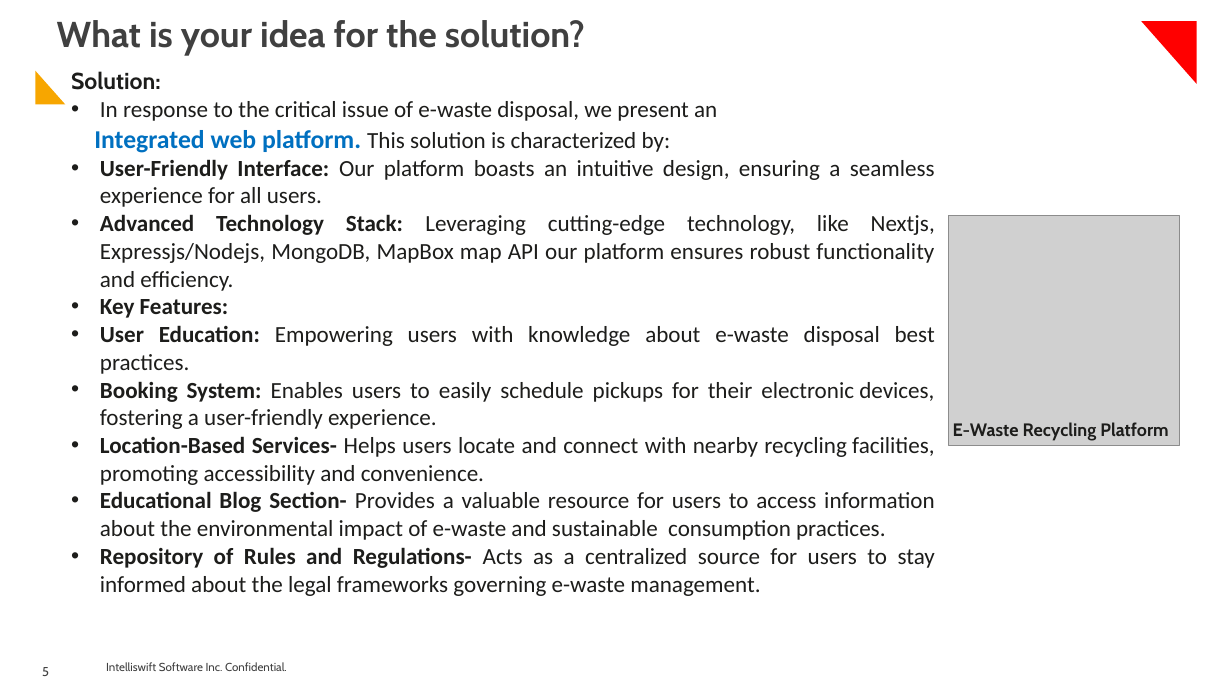
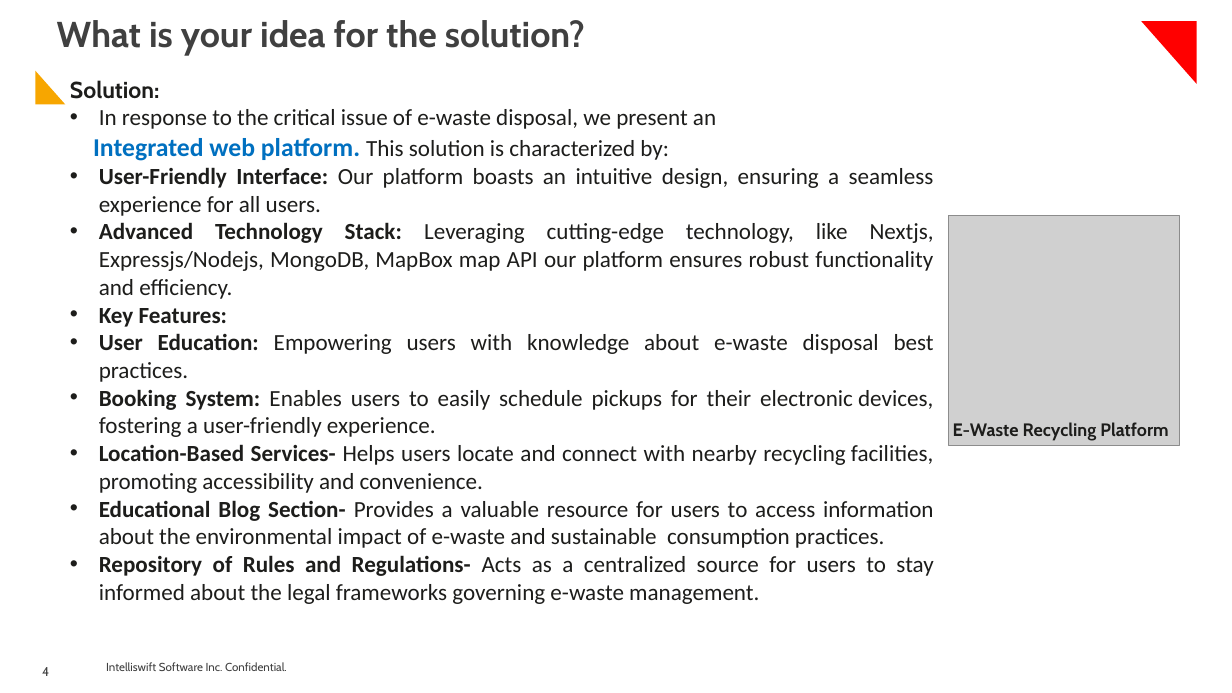
Before and after one commit to shuence/ELocate, a slide deck: slide 4 of I-nnovate_Hackathon Spam Byte Submission.pptx (slide 5 before the commit). Drawn at 1232x693 pixels with LibreOffice and Linux fonts; fonts in the diff are those of the drawing; grey boxes stand for pictures; background and template pictures are left out. Boxes give left, top, right and bottom in pixels: in the first picture for what was removed or moved away, otherwise in the second. Text is boxed around its words. In the diff, an @@ line names an element or a change of style, - is before the commit and + after.

```diff
--- a/I-nnovate_Hackathon Spam Byte Submission.pptx
+++ b/I-nnovate_Hackathon Spam Byte Submission.pptx
@@ text "Solution:": place and size @@
-text "Solution:" at (71, 71, 935, 596)
+text "Solution:" at (70, 80, 934, 604)
@@ page number at (42, 667, 49, 676): text changed @@
-5
+4
```
Also in this commit, not shown: 6 other slides changed, 2 slides removed.
